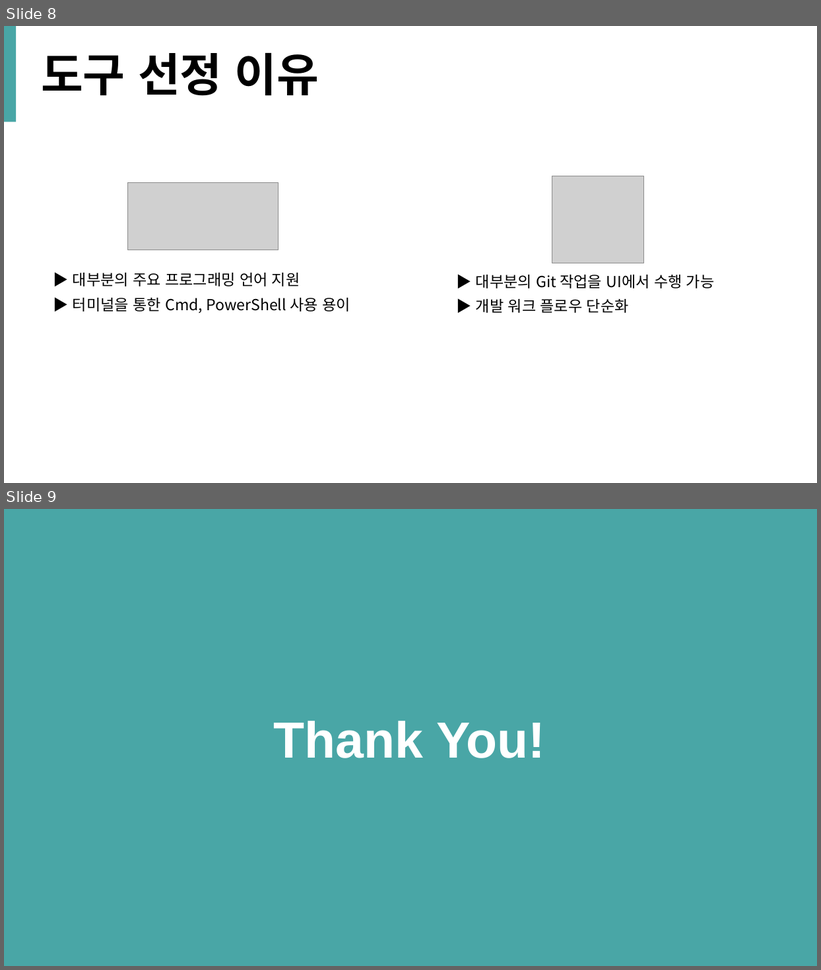
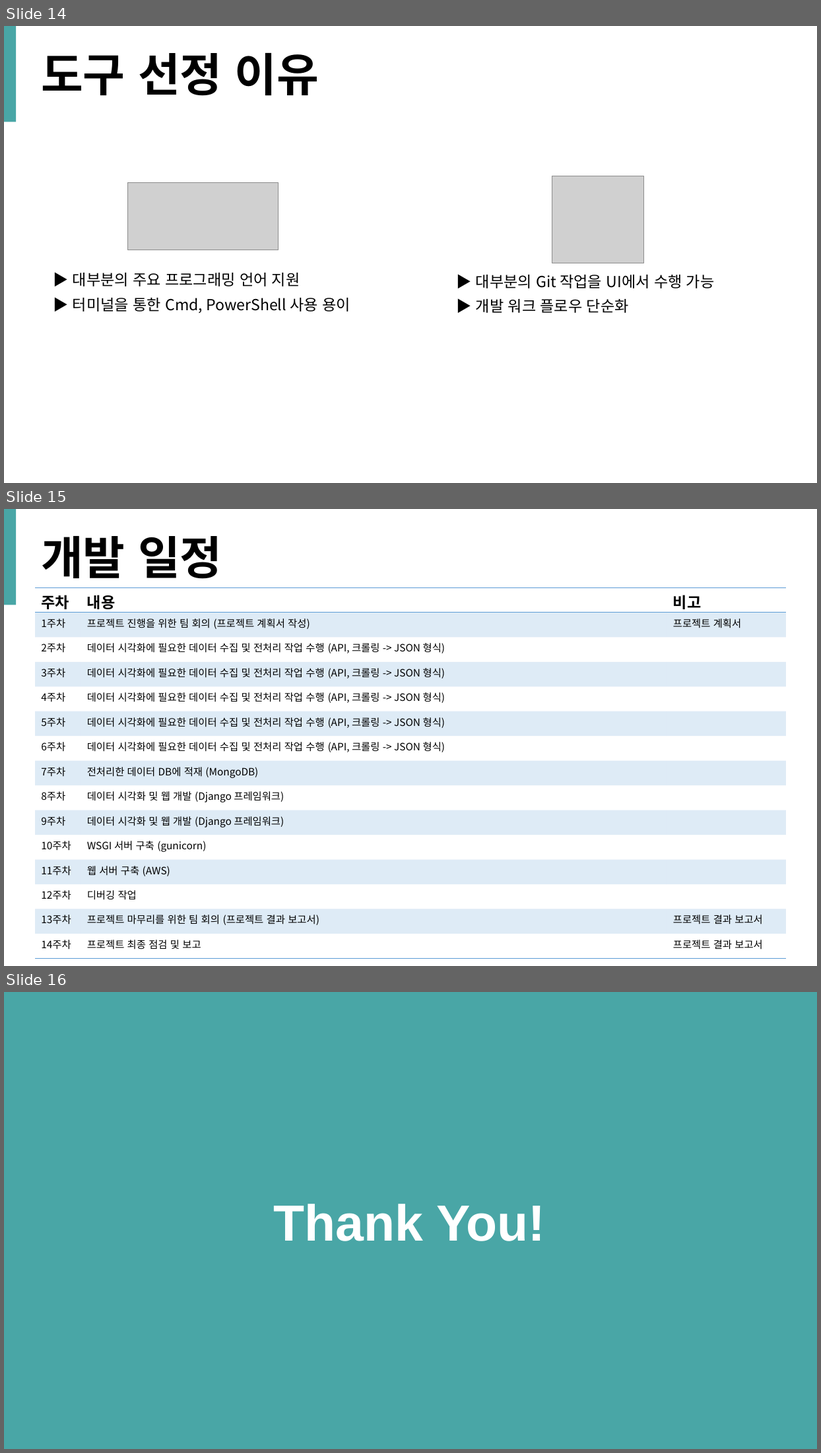
Before and after one commit to SoonMinKwun/history_of_studying, a slide deck: myeongji/졸작/계획 및 발표/졸업프로젝트_내일의_반찬_발표자료.pptx. Shown one above the other, each under a label of ours: slides 8 and 9 before the commit, slides 14, 15 and 16 after it. The pictures are 821x970 and 821x1453 pixels, drawn with LibreOffice and Linux fonts; fonts in the diff are those of the drawing; grey boxes stand for pictures. Boxes give left, top, right and bottom in pixels: in the first picture for what was removed or moved away, otherwise in the second. Text is boxed around its words. In the diff, an @@ line names an element or a change of style, - is before the commit and + after.

```diff
--- a/myeongji/졸작/계획 및 발표/졸업프로젝트_내일의_반찬_발표자료.pptx
+++ b/myeongji/졸작/계획 및 발표/졸업프로젝트_내일의_반찬_발표자료.pptx
@@ slide 15 added at box(4, 509, 817, 966), background #FFFFFF @@
@@ rectangle added at box(4, 509, 16, 605), fill #49A6A6 @@
@@ text added at box(41, 536, 222, 579), 54 pt, text #000000, bold @@
+개발 일정
@@ table added at box(35, 588, 786, 958), 15 rows, 3 columns @@
+주차 | 내용 | 비고
+1주차 | 프로젝트 진행을 위한 팀 회의 (프로젝트 계획서 작성) | 프로젝트 계획서
+2주차 | 데이터 시각화에 필요한 데이터 수집 및 전처리 작업 수행 (API, 크롤링 -> JSON 형식) | 
+3주차 | 데이터 시각화에 필요한 데이터 수집 및 전처리 작업 수행 (API, 크롤링 -> JSON 형식) | 
+4주차 | 데이터 시각화에 필요한 데이터 수집 및 전처리 작업 수행 (API, 크롤링 -> JSON 형식) | 
+5주차 | 데이터 시각화에 필요한 데이터 수집 및 전처리 작업 수행 (API, 크롤링 -> JSON 형식) | 
+6주차 | 데이터 시각화에 필요한 데이터 수집 및 전처리 작업 수행 (API, 크롤링 -> JSON 형식) | 
+7주차 | 전처리한 데이터 DB에 적재 (MongoDB) | 
+8주차 | 데이터 시각화 및 웹 개발 (Django 프레임워크) | 
+9주차 | 데이터 시각화 및 웹 개발 (Django 프레임워크) | 
+10주차 | WSGI 서버 구축 (gunicorn) | 
+11주차 | 웹 서버 구축 (AWS) | 
+12주차 | 디버깅 작업 | 
+13주차 | 프로젝트 마무리를 위한 팀 회의 (프로젝트 결과 보고서) | 프로젝트 결과 보고서
+14주차 | 프로젝트 최종 점검 및 보고 | 프로젝트 결과 보고서
@@ what was slide 8 is now slide 14 @@
@@ what was slide 9 is now slide 16 @@
```
Also in this commit, not shown: 6 other slides added, 5 other files.
